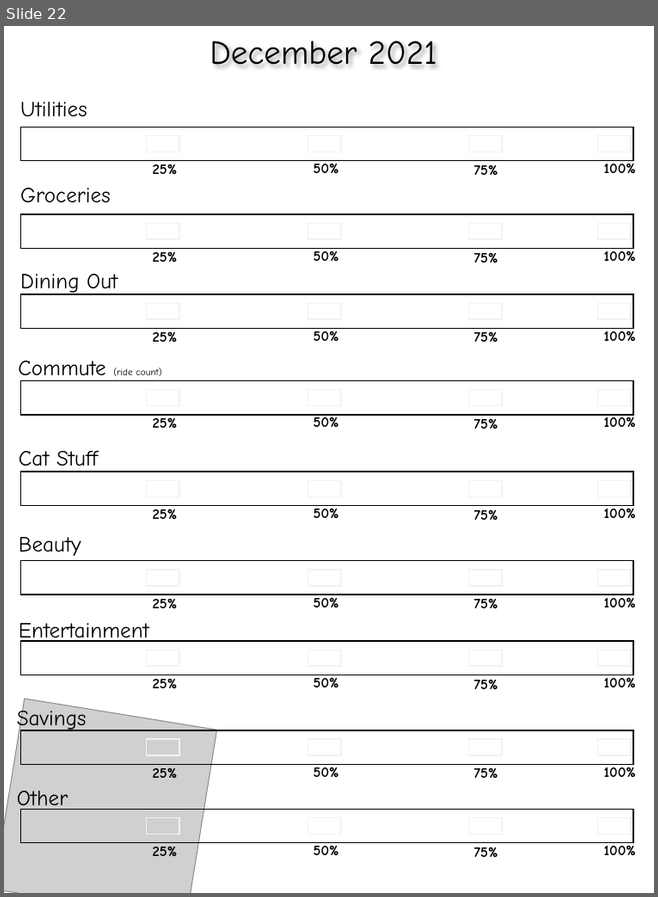
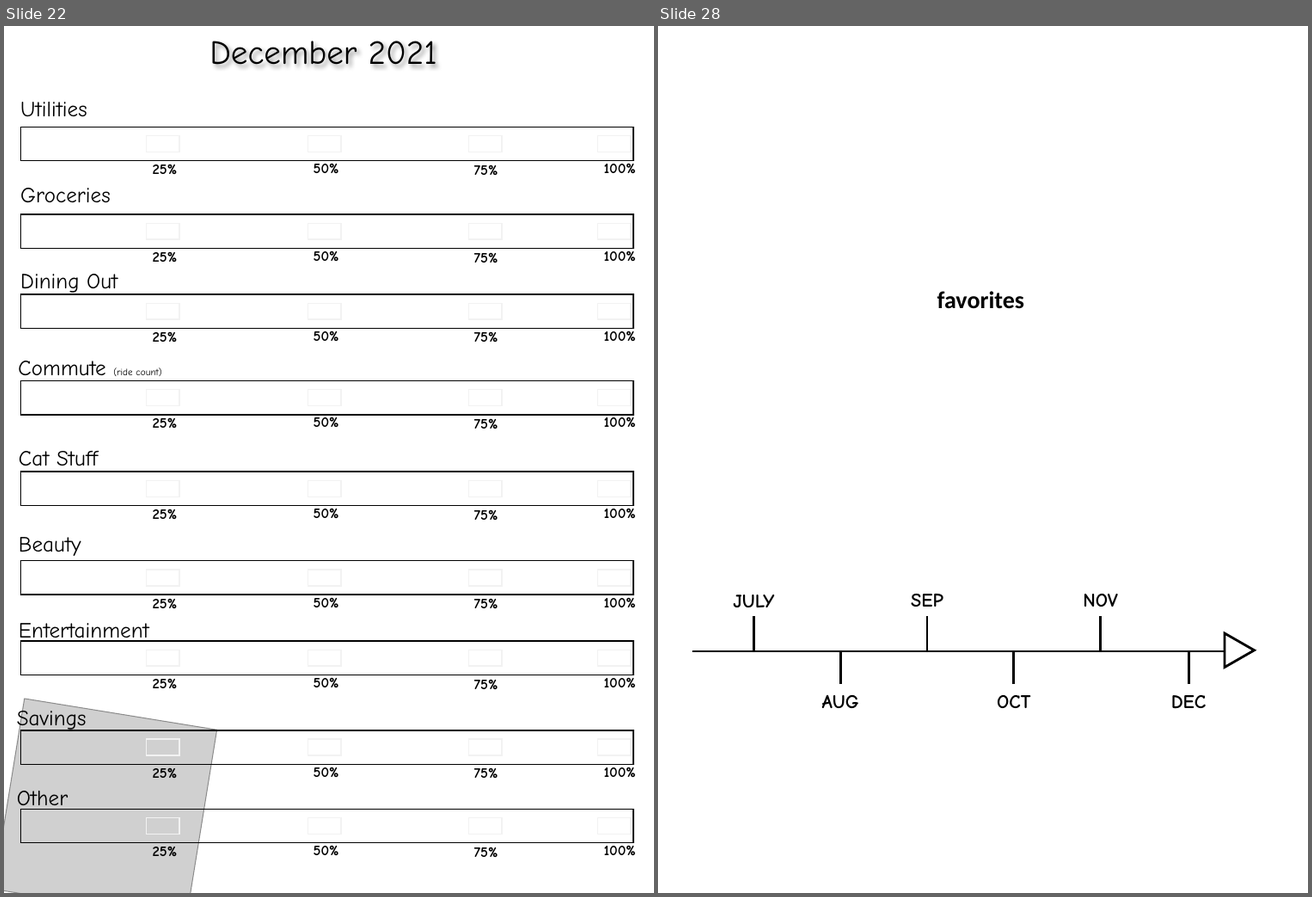
Before and after one commit to cds70409/cds70409.github.io, a slide deck: bujo_printouts.pptx. Shown side by side, each under a label of ours: slide 22 before the commit, slides 22 and 28 after it; the slides between them are not shown. The pictures are 658x897 and 1312x897 pixels, drawn with LibreOffice and Linux fonts; fonts in the diff are those of the drawing; grey boxes stand for pictures. Boxes give left, top, right and bottom in pixels: in the first picture for what was removed or moved away, otherwise in the second. Text is boxed around its words. In the diff, an @@ line names an element or a change of style, - is before the commit and + after.

```diff
--- a/bujo_printouts.pptx
+++ b/bujo_printouts.pptx
@@ slide 28 added at [658,26,1308,893], background #FFFFFF @@
@@ text added at [938,291,1024,309], 20 pt, text #000000, bold @@
+favorites
@@ text added at [733,594,774,607], 16 pt, text #000000, bold @@
+JULY
@@ line added from (754, 650) to (754, 616), #000000 2 pt @@
@@ text added at [911,594,944,606], 16 pt, text #000000, bold @@
+SEP
@@ line added from (927, 650) to (927, 616), #000000 2 pt @@
@@ text added at [1083,594,1117,606], 16 pt, text #000000, bold @@
+NOV
@@ line added from (1101, 650) to (1101, 616), #000000 2 pt @@
@@ triangle added at [1225,633,1254,667], fill #FFFFFF, outline #000000 2 pt @@
@@ line added from (692, 651) to (1225, 651), #000000 2 pt @@
@@ line added from (841, 684) to (841, 650), #000000 2 pt @@
@@ line added from (1014, 684) to (1014, 650), #000000 2 pt @@
@@ line added from (1189, 684) to (1189, 650), #000000 2 pt @@
@@ text added at [822,695,859,708], 16 pt, text #000000, bold @@
+AUG
@@ text added at [997,695,1030,708], 16 pt, text #000000, bold @@
+OCT
@@ text added at [1171,695,1207,709], 16 pt, text #000000, bold @@
+DEC
```
Also in this commit, not shown: 2 slides changed, 3 other slides added.
